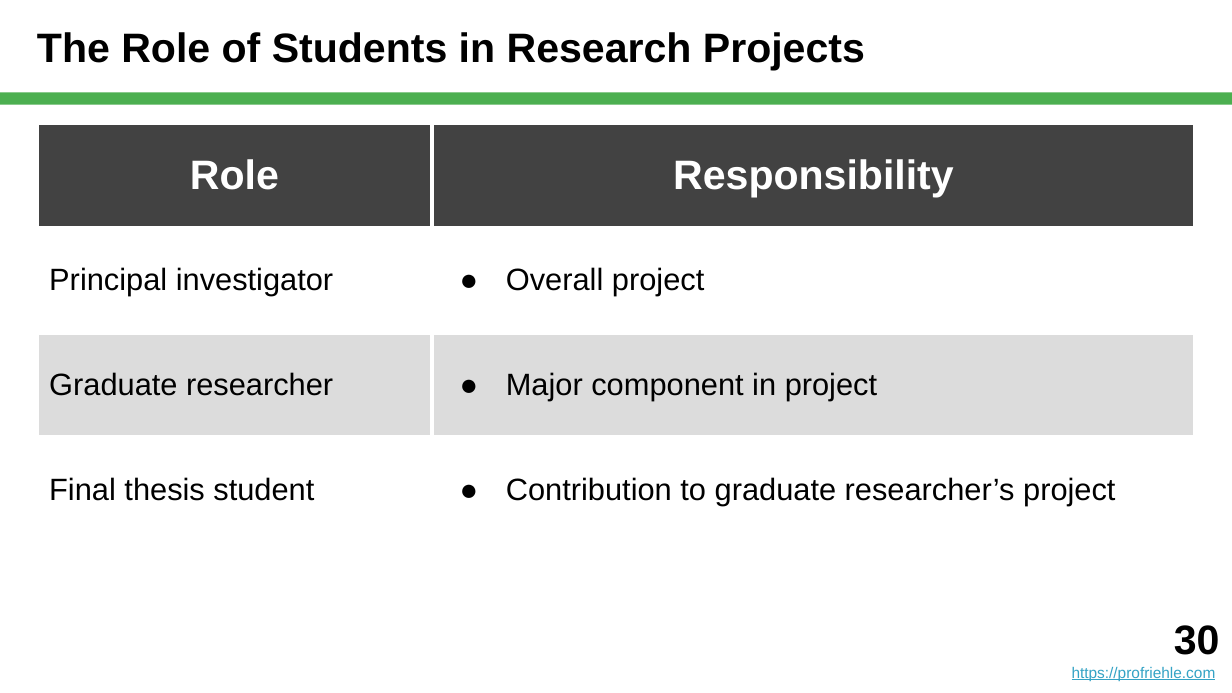
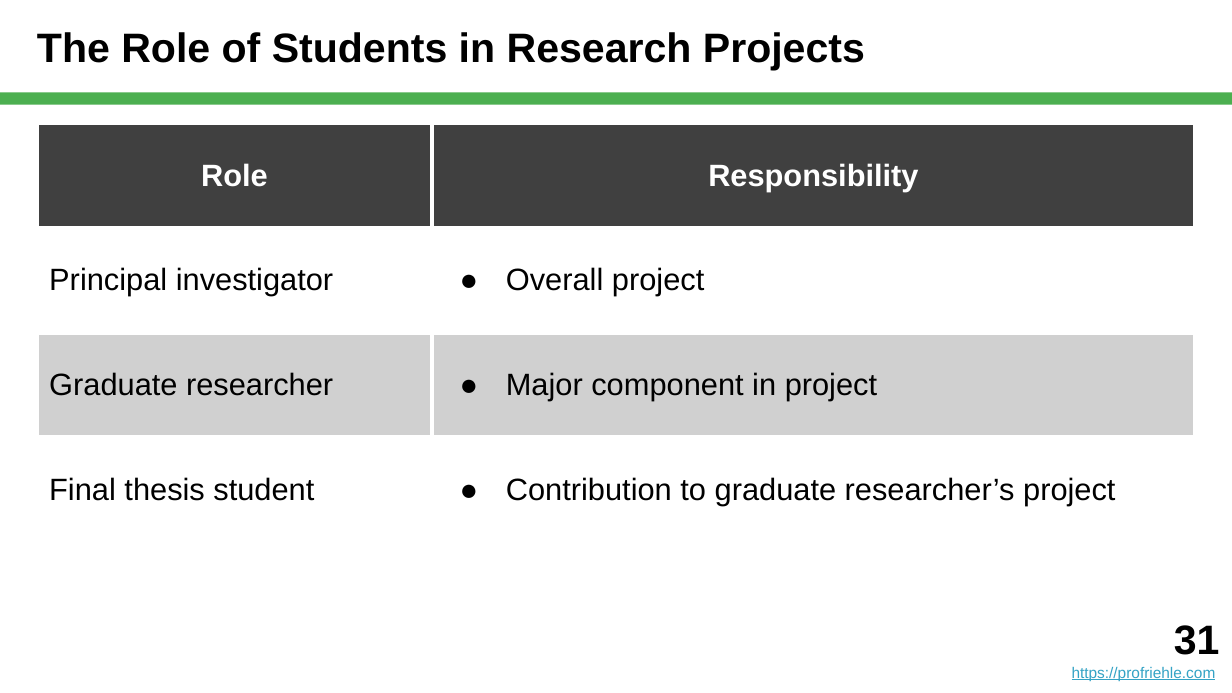
Before and after one commit to dirkriehle/nyt-course, a slide deck: slide 31 of Lecture slides/NYT C01 - What is Science.pptx (slide 30 before the commit). Drawn at 1232x693 pixels with LibreOffice and Linux fonts; fonts in the diff are those of the drawing. Boxes give left, top, right and bottom in pixels: in the first picture for what was removed or moved away, otherwise in the second. Text is boxed around its words. In the diff, an @@ line names an element or a change of style, - is before the commit and + after.

```diff
--- a/Lecture slides/NYT C01 - What is Science.pptx
+++ b/Lecture slides/NYT C01 - What is Science.pptx
@@ table at [37,123,1195,527] @@
@@ fill #424242 to #404040 in row 1 @@
@@ fill #DCDCDC to #D0D0D0 in row 3 @@
@@ size 24 to 18 pt in "Role", "Responsibility" @@
@@ text at [1174,625,1220,655]: text changed @@
-30
+31
```
Also in this commit, not shown: 12 other slides changed, 2 slides added, 1 slide removed, 3 other files.
